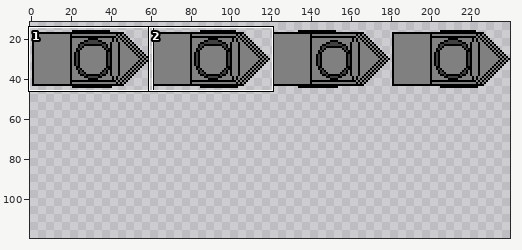
Sprite sheet -- StoryBooks/StoryBooksSite/Content/TrainStrip.png. The first picture is a wide view before the edit; the outline marks the close-up.
Close-up. Old version:
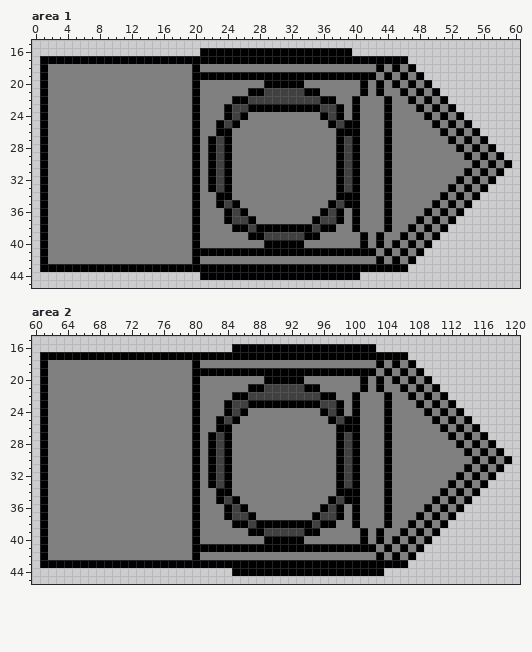
The file is 240x60 pixels. Shown: area 1: x 0..60, y 15..45; area 2: x 60..120, y 15..45. The old version is drawn lined up with the new one, on the new canvas. The wide view leaves out empty margins. The commit also changed other parts of the picture, which this record leaves out.
After the commit:
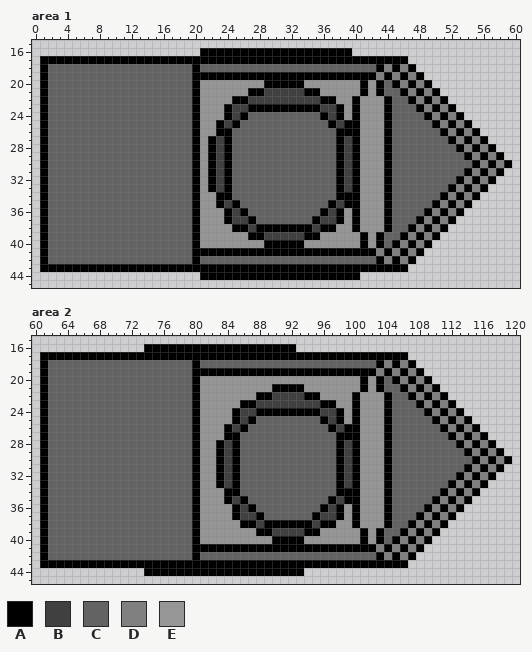
Palette (. is transparent): A #000000  B #404040  C #636363  D #808080  E #969696
The exact change:
canvas 240x60 -> 240x120
Changed rows in their new state; - is an unchanged pixel.
Area 1:
first column x 2:
18 CCCCCCCCCCCCCCCCCC-CCCCCCCCCCCCCCCCCCCCCC------------
19 CCCCCCCCCCCCCCCCCC-----------------------------------
20 CCCCCCCCCCCCCCCCCC-EEEEEEEE-----EEEEEEE-E-C----------
21 CCCCCCCCCCCCCCCCCC-EEEEEE---------EEEEE-E-CC---------
22 CCCCCCCCCCCCCCCCCC-EEEE-------------EE-EEE-CC--------
23 CCCCCCCCCCCCCCCCCC-EEE---------------E-EEE-CCC-------
24 CCCCCCCCCCCCCCCCCC-EEE---CCCCCCCCC---E-EEE-CCCC------
25 CCCCCCCCCCCCCCCCCC-EE---CCCCCCCCCCC----EEE-CCCCC-----
26 CCCCCCCCCCCCCCCCCC-EE--CCCCCCCCCCCCC---EEE-CCCCCC----
27 CCCCCCCCCCCCCCCCCC-E---CCCCCCCCCCCCC---EEE-CCCCCCC---
28 CCCCCCCCCCCCCCCCCC-E---CCCCCCCCCCCCC---EEE-CCCCCCCC--
29 CCCCCCCCCCCCCCCCCC-E---CCCCCCCCCCCCC---EEE-CCCCCCCCC-
30 CCCCCCCCCCCCCCCCCC-E---CCCCCCCCCCCCC---EEE-CCCCCCCCCC
31 CCCCCCCCCCCCCCCCCC-E---CCCCCCCCCCCCC---EEE-CCCCCCCCC-
32 CCCCCCCCCCCCCCCCCC-E---CCCCCCCCCCCCC---EEE-CCCCCCCC--
33 CCCCCCCCCCCCCCCCCC-E---CCCCCCCCCCCCC---EEE-CCCCCCC---
34 CCCCCCCCCCCCCCCCCC-EE--CCCCCCCCCCCCC---EEE-CCCCCC----
35 CCCCCCCCCCCCCCCCCC-EE---CCCCCCCCCCC----EEE-CCCCC-----
36 CCCCCCCCCCCCCCCCCC-EEE---CCCCCCCCC---E-EEE-CCCC------
37 CCCCCCCCCCCCCCCCCC-EEE----CCCCCCC----E-EEE-CCC-------
38 CCCCCCCCCCCCCCCCCC-EEEE-------------EE-EEE-CC--------
39 CCCCCCCCCCCCCCCCCC-EEEEEE---------EEEEE-E-CC---------
40 CCCCCCCCCCCCCCCCCC-EEEEEEEE-----EEEEEEE-E-C----------
41 CCCCCCCCCCCCCCCCCC-----------------------------------
42 CCCCCCCCCCCCCCCCCC-CCCCCCCCCCCCCCCCCCCCCC------------
Area 2:
first column x 62:
16 ------------AAAAAAAAAAA--------..........------------
18 CCCCCCCCCCCCCCCCCC-CCCCCCCCCCCCCCCCCCCCCC------------
19 CCCCCCCCCCCCCCCCCC-----------------------------------
20 CCCCCCCCCCCCCCCCCC-EEEEEEEEEEEEEEEEEEEE-E-C----------
21 CCCCCCCCCCCCCCCCCC-EEEEEEEEEAAAAEEEEEEE-E-CC---------
22 CCCCCCCCCCCCCCCCCC-EEEEEEEAA----AAEEEE-EEE-CC--------
23 CCCCCCCCCCCCCCCCCC-EEEEEA-BBBBBBBBAAEE-EEE-CCC-------
24 CCCCCCCCCCCCCCCCCC-EEEEABBAAAAAAAAB--E-EEE-CCCC------
25 CCCCCCCCCCCCCCCCCC-EEEE-BACCCCCCCCABAE-EEE-CCCCC-----
26 CCCCCCCCCCCCCCCCCC-EEE-BACCCCCCCCCCAB--EEE-CCCCCC----
27 CCCCCCCCCCCCCCCCCC-EEE-ACCCCCCCCCCCC-A-EEE-CCCCCCC---
28 CCCCCCCCCCCCCCCCCC-EEABACCCCCCCCCCCC---EEE-CCCCCCCC--
29 CCCCCCCCCCCCCCCCCC-EEABACCCCCCCCCCCC---EEE-CCCCCCCCC-
30 CCCCCCCCCCCCCCCCCC-EEABACCCCCCCCCCCC---EEE-CCCCCCCCCC
31 CCCCCCCCCCCCCCCCCC-EEABACCCCCCCCCCCC---EEE-CCCCCCCCC-
32 CCCCCCCCCCCCCCCCCC-EEABACCCCCCCCCCCC---EEE-CCCCCCCC--
33 CCCCCCCCCCCCCCCCCC-EEABACCCCCCCCCCCC---EEE-CCCCCCC---
34 CCCCCCCCCCCCCCCCCC-EEE-ACCCCCCCCCCCC---EEE-CCCCCC----
35 CCCCCCCCCCCCCCCCCC-EEEABACCCCCCCCCC----EEE-CCCCC-----
36 CCCCCCCCCCCCCCCCCC-EEEEABACCCCCCCC---E-EEE-CCCC------
37 CCCCCCCCCCCCCCCCCC-EEEEA-BACCCCCC----E-EEE-CCC-------
38 CCCCCCCCCCCCCCCCCC-EEEEE-AB---------EE-EEE-CC--------
39 CCCCCCCCCCCCCCCCCC-EEEEEEE-A------EEEEE-E-CC---------
40 CCCCCCCCCCCCCCCCCC-EEEEEEEEE----EEEEEEE-E-C----------
41 CCCCCCCCCCCCCCCCCC-----------------------------------
42 CCCCCCCCCCCCCCCCCC-CCCCCCCCCCCCCCCCCCCCCC------------
44 ------------AAAAAAAAAAA---------..........-----------
Pixel boxes of the changes (left, top, right, bottom) in both close-ups:
changed: (48, 64, 472, 264)
changed: (48, 344, 472, 576)
